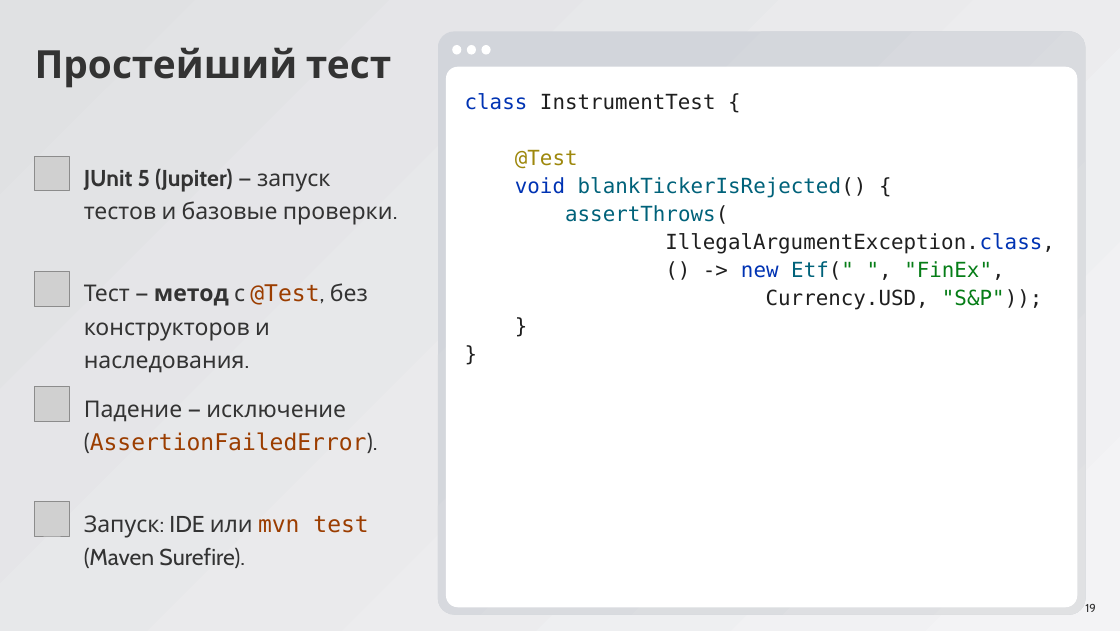
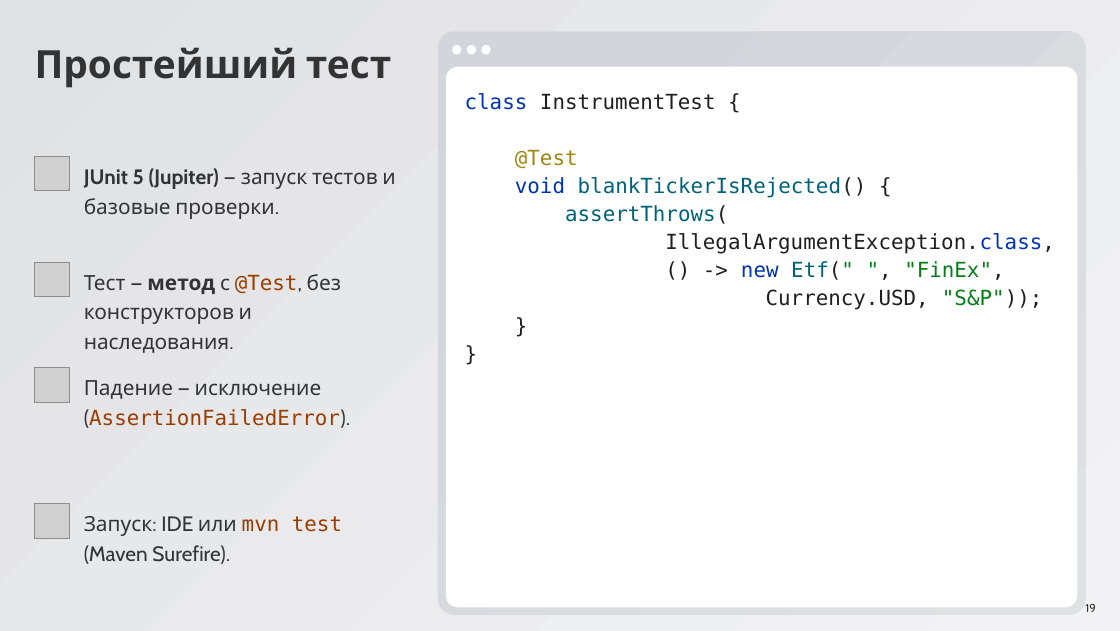
Before and after one commit to ArthurAipov/market-pulse-innopolis, a slide deck: slide 19 of advanced/docs/seminar8/Семинар 8.pptx. Drawn at 1120x631 pixels with LibreOffice and Linux fonts; fonts in the diff are those of the drawing; grey boxes stand for pictures. Boxes give left, top, right and bottom in pixels: in the first picture for what was removed or moved away, otherwise in the second. Text is boxed around its words. In the diff, an @@ line names an element or a change of style, - is before the commit and + after.

```diff
--- a/advanced/docs/seminar8/Семинар 8.pptx
+++ b/advanced/docs/seminar8/Семинар 8.pptx
@@ picture moved from (x1=35, y1=272, x2=69, y2=306) to (x1=35, y1=262, x2=69, y2=297) @@
@@ text "Тест — метод с @Test, ..." moved from (x1=84, y1=283, x2=368, y2=373) to (x1=84, y1=274, x2=341, y2=353) @@
@@ picture moved from (x1=35, y1=386, x2=69, y2=421) to (x1=35, y1=368, x2=69, y2=402) @@
@@ text "Падение — исключение (AssertionFailedError)." moved from (x1=84, y1=400, x2=378, y2=453) to (x1=84, y1=380, x2=350, y2=428) @@
@@ size 32 to 29 pt in 4 elements at (x1=84, y1=168, x2=395, y2=219), (x1=84, y1=380, x2=350, y2=428), (x1=84, y1=274, x2=341, y2=353), (x1=84, y1=516, x2=342, y2=564) @@
```
Also in this commit, not shown: 30 other slides changed.
